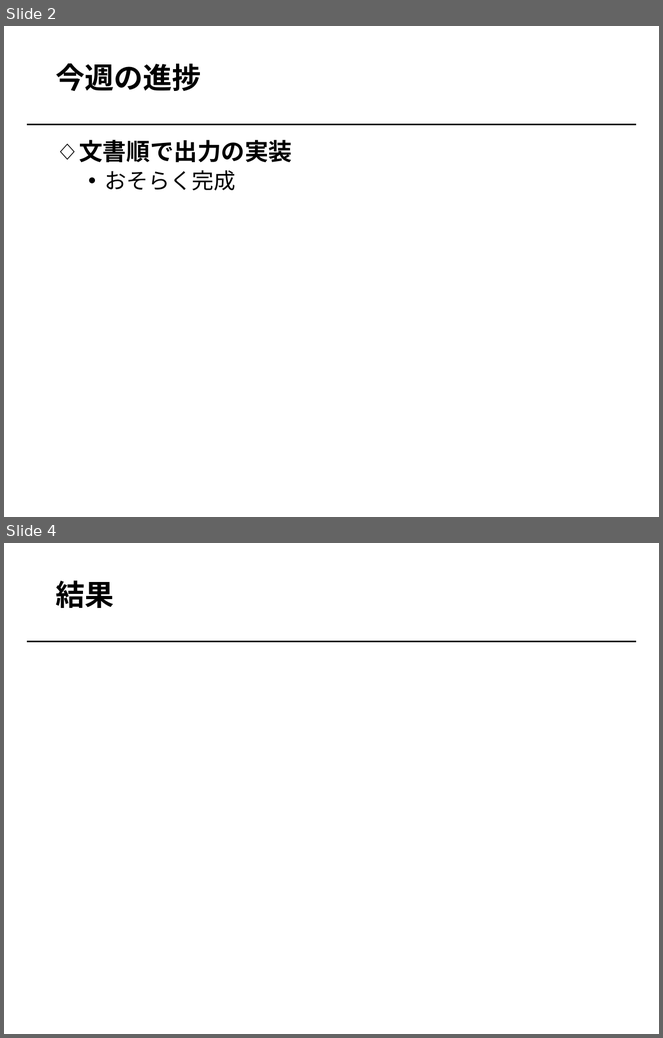
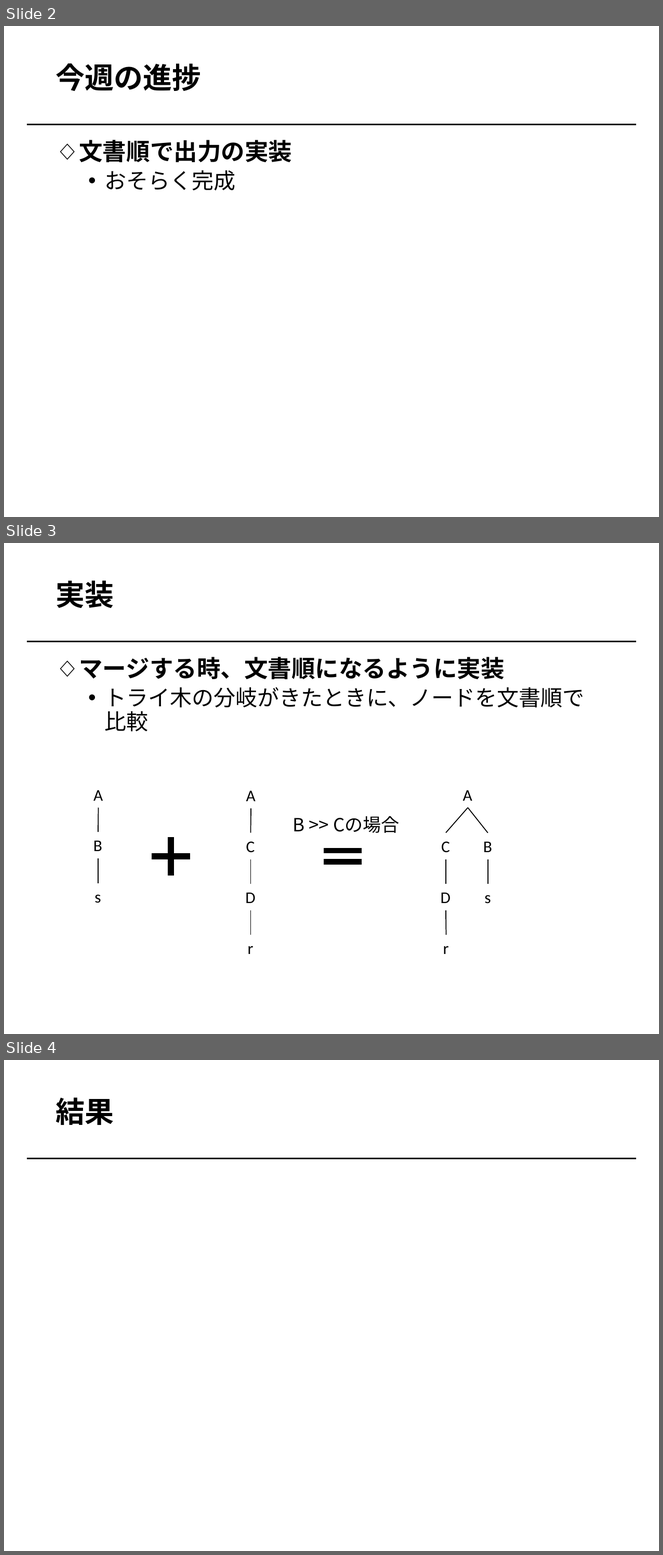
Before and after one commit to Jukibooo/XQueryZ_project, a slide deck: meeting/20180525.pptx. Shown one above the other, each under a label of ours: slides 2 and 4 before the commit, slides 2, 3 and 4 after it; the slides between them are not shown. The pictures are 663x1038 and 663x1555 pixels, drawn with LibreOffice and Linux fonts; fonts in the diff are those of the drawing; grey boxes stand for pictures. Boxes give left, top, right and bottom in pixels: in the first picture for what was removed or moved away, otherwise in the second. Text is boxed around its words. In the diff, an @@ line names an element or a change of style, - is before the commit and + after.

```diff
--- a/meeting/20180525.pptx
+++ b/meeting/20180525.pptx
@@ slide 3 added at [4, 543, 659, 1034], background #FFFFFF; not listed: 1 template element that a slide beside it also shows @@
@@ title added at [55, 580, 114, 608], 32 pt, text #000000, bold @@
+実装
@@ text added at [79, 657, 585, 732], 24 pt, text #000000 @@
+◇ マージする時、文書順になるように実装
+  • トライ木の分岐がきたときに、ノードを文書順で
+    比較
@@ line added from (488, 833) to (468, 808), #000000 1 pt @@
@@ text added at [293, 816, 400, 833], 20 pt, text #000000 @@
+B >> Cの場合
@@ plus sign added at [145, 831, 196, 882], fill #000000, outline #000000 1 pt @@
@@ math equal added at [318, 827, 369, 885], fill #000000, outline #000000 1 pt @@
@@ text added at [483, 841, 492, 852], 18 pt, text #000000 @@
+B
@@ group added at [93, 790, 103, 903]: 3 texts, 2 lines @@
+A
+B
+s
@@ line added from (488, 884) to (488, 860), #000000 1 pt @@
@@ text added at [484, 895, 491, 904], 18 pt, text #000000 @@
+s
@@ group added at [245, 791, 256, 954]: 4 texts, 3 lines @@
+A
+C
+D
+r
@@ group added at [441, 790, 473, 954]: 4 texts, 3 lines @@
+A
+C
+D
+r
```
Also in this commit, not shown: 1 slide removed, 1 other file.
